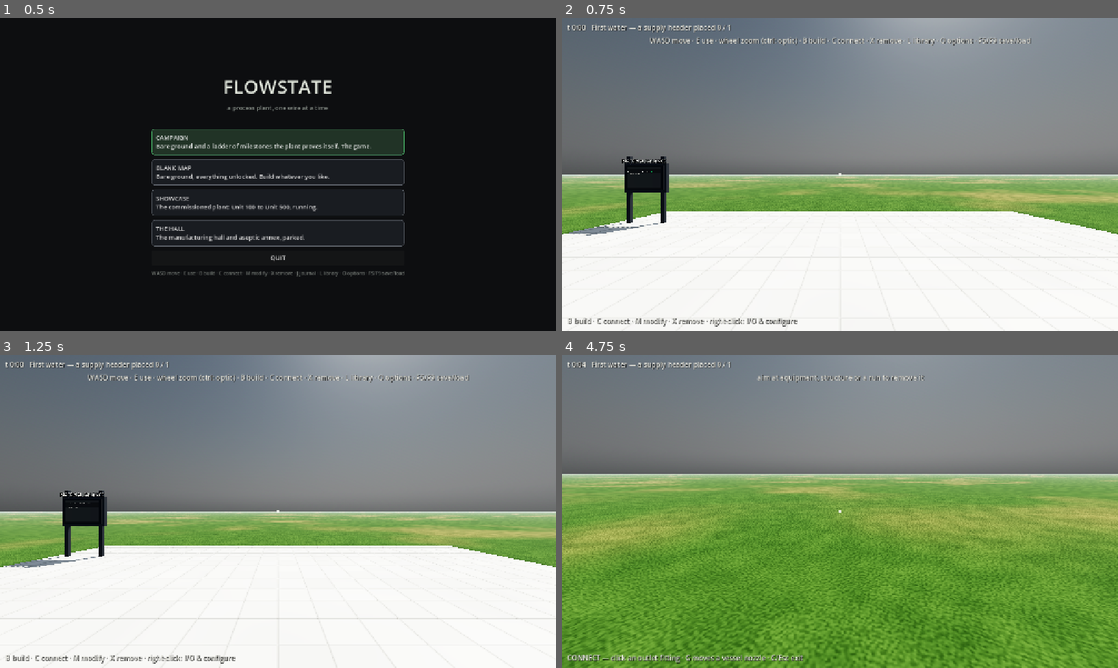
Above: before the commit, frames 1-4 (two rows, left to right).
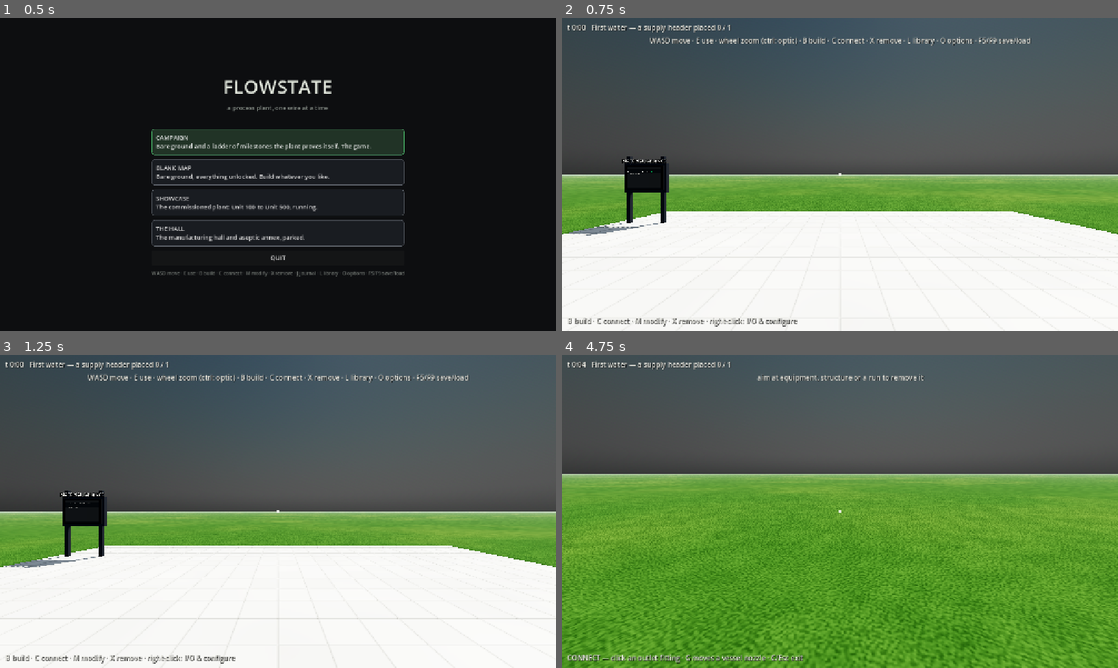
Above: after the commit, the same moments.

Repository: whharris917/flowstate
Game: Godot game, scene res://world/menu.tscn
Same seed, same stepped clock (60 frames per second), same inputs: the game is played once before the commit and once after it. Sound files missing from this copy of the repository are replaced by a short silence.
Inputs (mouse positions are in pixels of both pictures, inside the frame that each line leads up to):
- Up to frame 1 (0.5 s): no input
- Up to frame 2 (0.75 s): click "CAMPAIGN Bare ground and a la…" at 0.5 s
- Up to frame 3 (1.25 s): no input
- Up to frame 4 (4.75 s): tap Enter at 1.25 s; move the mouse to (867, 511) at 1.27 s; hold B (build_mode) 1.28-2.03 s; hold W (move_forward) from 1.28 s (still down); click (867, 511) at 1.42 s; move the mouse to (812, 511) at 2.02 s; tap Tab (catalog_page) at 2.1 s; move the mouse to (851, 505) at 2.77 s; hold C (connect_mode) 2.78-3.53 s; move the mouse to (834, 517) at 3.52 s; tap X (delete_item) at 3.6 s; click (834, 517) at 3.67 s; move the mouse to (878, 514) at 4.27 s; hold E (interact) from 4.28 s (still down)

Frame 1 is identical in both runs. In frame 2, 55% of the frame differs, in the area x 0-100%, y 0-64%; in frame 3, 54%; in frame 4, 50%.

Commit message:
Uniform green grass and a crisp blue sky
The grass's dry drifts read as a drought (director, 2026-09-12): the
warm tone is now a lighter green and mixes in lightly. The sky loses
its haze: turbidity down to 2.5, thinner Mie, a saturated Rayleigh
colour so the blue survives tone mapping, less aerial perspective,
and a lower dome energy at high sun than at a low one, since a bright
dome tone-maps toward grey.

Co-Authored-By: Claude Fable 5.1 <noreply@anthropic.com>

Diff:
--- a/game/world/ground_grid.gdshader
+++ b/game/world/ground_grid.gdshader
@@ -6,9 +6,12 @@
 // that grain — drawn in world space so the mesh can follow the player
 // without the pattern swimming. No grid: the build ghost snaps anyway.
 
-uniform vec3 base_color : source_color = vec3(0.24, 0.36, 0.13);
-uniform vec3 dry_color : source_color = vec3(0.46, 0.44, 0.21);
-uniform vec3 dark_color : source_color = vec3(0.12, 0.21, 0.08);
+// Uniformly green (director, 2026-09-12: the straw drifts read as a
+// drought): the "dry" tone is only a lighter, warmer green, and it
+// mixes in lightly.
+uniform vec3 base_color : source_color = vec3(0.22, 0.36, 0.12);
+uniform vec3 dry_color : source_color = vec3(0.34, 0.44, 0.15);
+uniform vec3 dark_color : source_color = vec3(0.13, 0.24, 0.08);
 
 varying vec3 world_pos;
 
@@ -38,8 +41,8 @@
 	float clumps = value_noise(p * 2.2 + 3.0);
 	// Blades: fine grain that only matters close up.
 	float blades = value_noise(p * 38.0) * near;
-	vec3 color = mix(base_color, dry_color, smoothstep(0.52, 0.86, patches));
-	color = mix(color, dark_color, (1.0 - clumps) * 0.35);
+	vec3 color = mix(base_color, dry_color, smoothstep(0.45, 0.90, patches) * 0.55);
+	color = mix(color, dark_color, (1.0 - clumps) * 0.30);
 	color *= 0.92 + 0.22 * (blades - 0.5 * near);
 	ALBEDO = color;
 	ROUGHNESS = 0.96;
--- a/game/world/sandbox.gd
+++ b/game/world/sandbox.gd
@@ -58,10 +58,13 @@
 	# haze at the horizon all follow the sun, so dawn and dusk come from
 	# the sun's angle rather than from hand-picked colours.
 	var physical := PhysicalSkyMaterial.new()
-	physical.rayleigh_coefficient = 2.0
-	physical.mie_coefficient = 0.006
-	physical.mie_eccentricity = 0.8
-	physical.turbidity = 6.0
+	# A crisp autumn day (director, 2026-09-12): clean air, deep blue,
+	# little haze around the sun.
+	physical.rayleigh_coefficient = 3.0
+	physical.rayleigh_color = Color(0.20, 0.38, 0.90)   # a saturated scatter: the blue survives tone mapping
+	physical.mie_coefficient = 0.0025
+	physical.mie_eccentricity = 0.75
+	physical.turbidity = 2.5
 	physical.sun_disk_scale = 1.0
 	physical.ground_color = Color(0.36, 0.38, 0.36)
 	# set_time_of_day sets the energy: a physical sky is dim at a low
@@ -93,8 +96,8 @@
 	# aerial perspective lets the far plant take the sky's colour.
 	env.fog_enabled = true
 	env.fog_light_color = Color(0.72, 0.78, 0.84)
-	env.fog_density = 0.0012
-	env.fog_aerial_perspective = 0.5
+	env.fog_density = 0.0005
+	env.fog_aerial_perspective = 0.25
 	env.fog_sky_affect = 0.0
 	# Screen-space reflections: the stainless picks up the ground and
 	# the pipes beside it, not only the sky.
--- a/game/world/world_base.gd
+++ b/game/world/world_base.gd
@@ -276,8 +276,10 @@
 	if sky_mat is PhysicalSkyMaterial:
 		# A low sun leaves a physical sky dim while the real one glows:
 		# lift its energy toward the horizon, and let night fade it.
+		# Lower at high sun than at a low one: a bright dome tone-maps
+		# toward grey, and a crisp day wants its blue kept.
 		(sky_mat as PhysicalSkyMaterial).energy_multiplier = \
-			lerpf(0.5, 2.0 + 2.0 * (1.0 - horizon), maxf(twilight, 0.25))
+			lerpf(0.5, 1.4 + 1.6 * (1.0 - horizon), maxf(twilight, 0.25))
 	if sky_mat is ProceduralSkyMaterial:
 		# The painted sky: its colours follow the clock by hand. A
 		# physical sky needs nothing here; it follows the sun itself.
